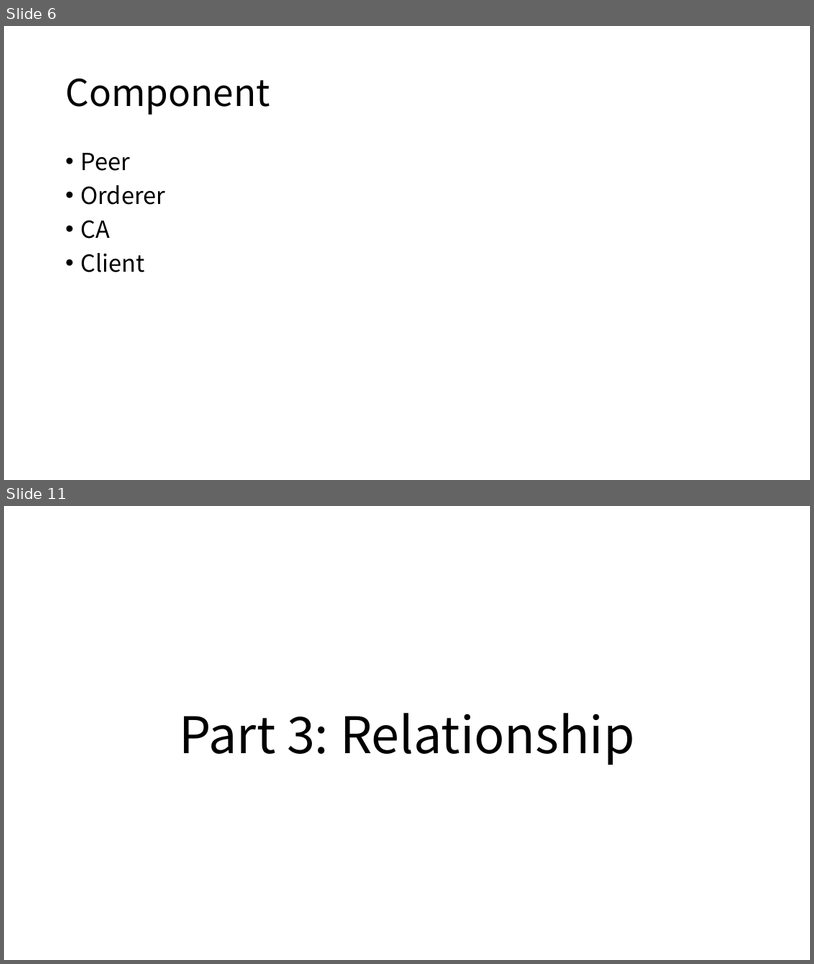
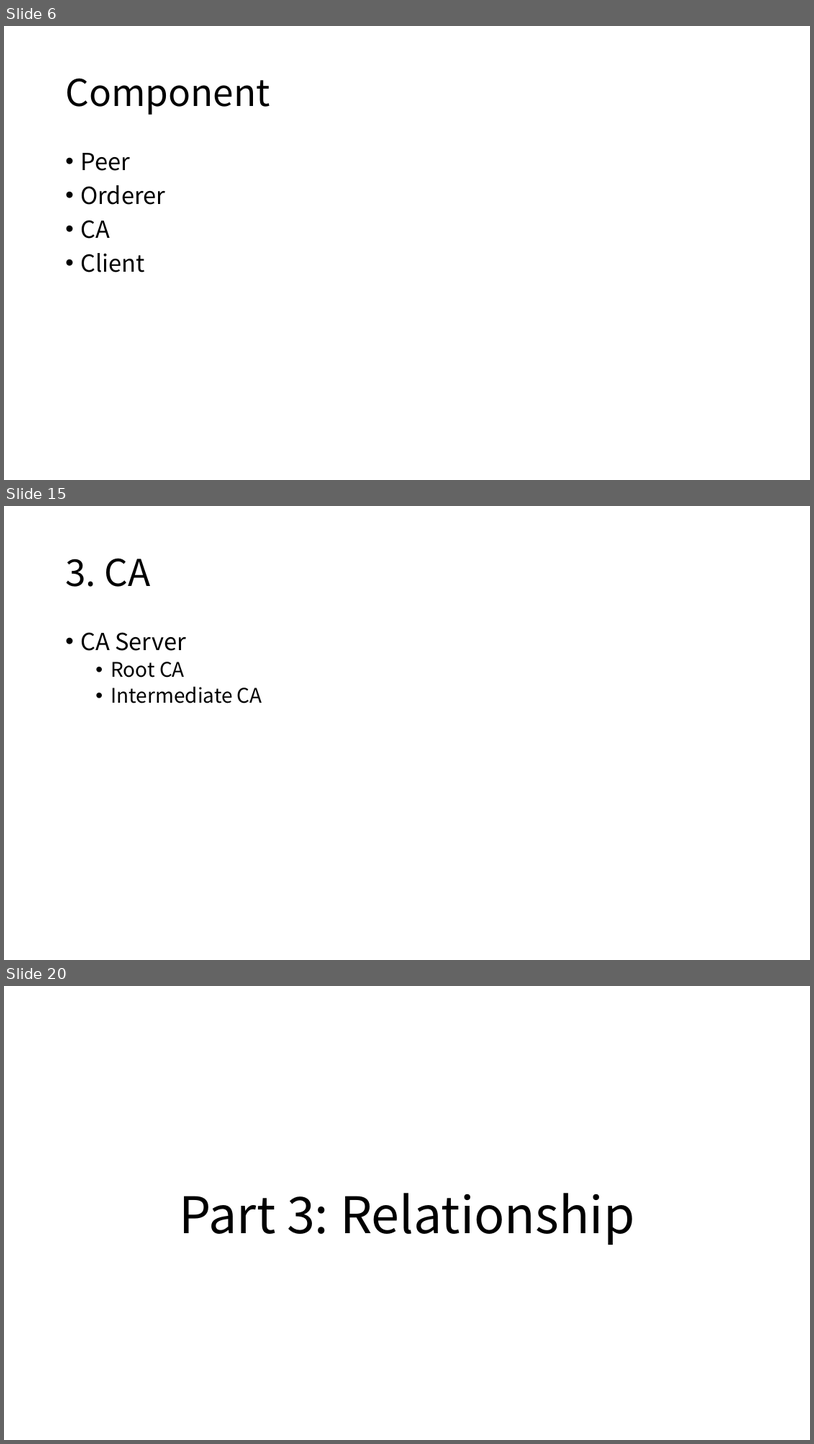
Before and after one commit to freekatz/Blockchain-Notes, a slide deck: fabric notes/【2020.12.26】Fabric Network Runtime Architecture.pptx. Shown one above the other, each under a label of ours: slides 6 and 11 before the commit, slides 6, 15 and 20 after it; the slides between them are not shown. The pictures are 814x964 and 814x1444 pixels, drawn with LibreOffice and Linux fonts; fonts in the diff are those of the drawing. Boxes give left, top, right and bottom in pixels: in the first picture for what was removed or moved away, otherwise in the second. Text is boxed around its words. In the diff, an @@ line names an element or a change of style, - is before the commit and + after.

```diff
--- a/fabric notes/【2020.12.26】Fabric Network Runtime Architecture.pptx
+++ b/fabric notes/【2020.12.26】Fabric Network Runtime Architecture.pptx
@@ slide 15 added at [4,506,810,960], background #FFFFFF @@
@@ title added at [65,558,151,587], 44 pt, text #000000 @@
+3. CA
@@ text added at [80,632,262,703], 24 pt, text #000000 @@
+• CA Server
+  • Root CA
+  • Intermediate CA
@@ what was slide 11 is now slide 20 @@
```
Also in this commit, not shown: 4 slides changed, 8 other slides added, 4 other files.
